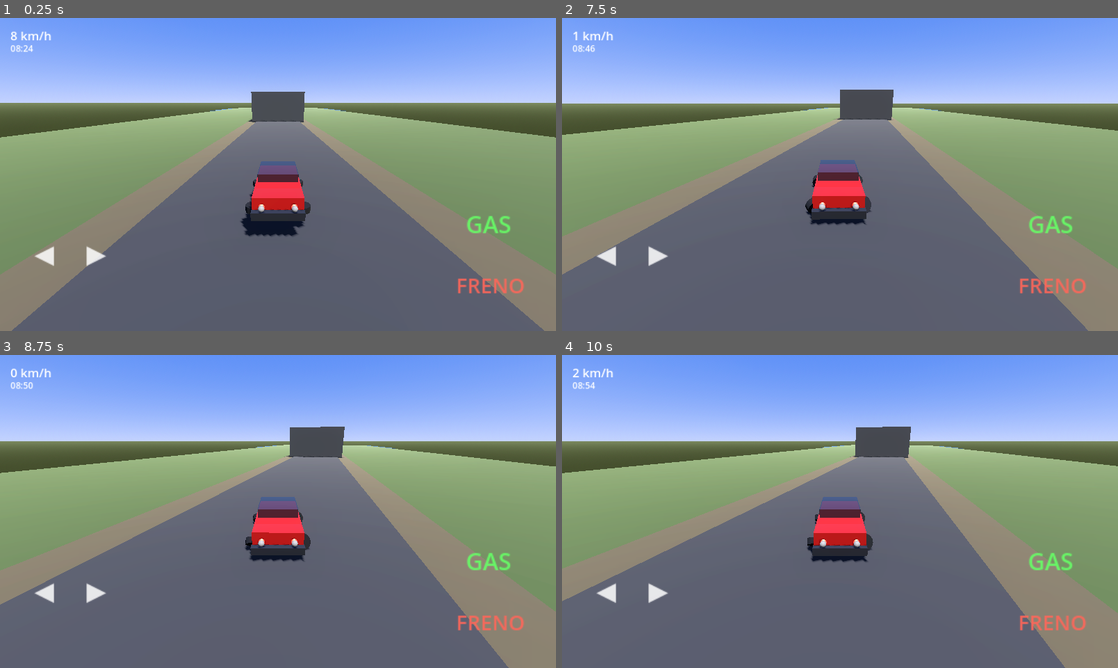
Above: before the commit, frames 1-4 (two rows, left to right).
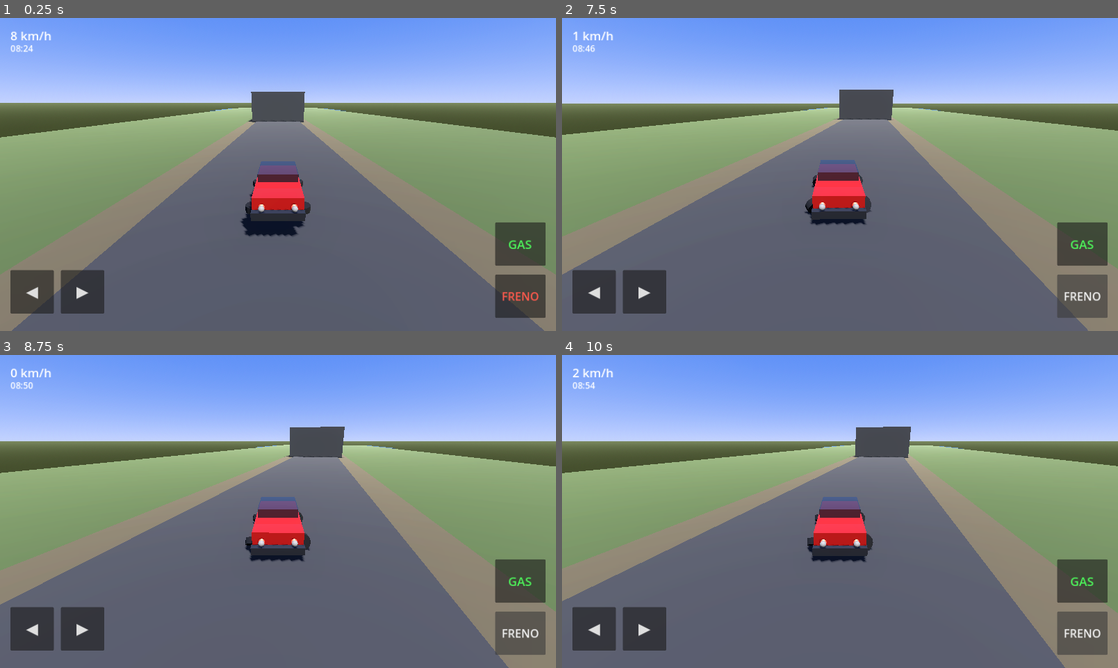
Above: after the commit, the same moments.

Repository: santiagogd2513-cpu/OpenWorld-Colombia-Drive
Game: Godot game, scene res://scenes/main.tscn
Same seed, same stepped clock (60 frames per second), same inputs: the game is played once before the commit and once after it.
Inputs (mouse positions are in pixels of both pictures, inside the frame that each line leads up to):
- Up to frame 1 (0.25 s): no input
- Up to frame 2 (7.5 s): click (595, 293) at 0.5 s, where only the run after the commit has a clickable "◀"; click (645, 293) at 1.25 s, where only the run after the commit has a clickable "▶"; click (1084, 243) at 2 s, where only the run after the commit has a clickable "GAS"; click (1084, 296) at 2.75 s, where only the run after the commit has a clickable "FRENO"; tap Enter at 3.5 s; hold D (steer_right) 3.53-4.28 s; tap Space at 4.25 s; hold S (brake) 4.28-5.03 s; hold D (steer_right) 5.03-5.78 s; hold W (accelerate) 5.78-6.53 s; hold A (steer_left) from 6.53 s (still down)
- Up to frame 3 (8.75 s): release A (steer_left) at 8.03 s; hold S (brake) from 8.03 s (still down)
- Up to frame 4 (10 s): tap Enter at 8.75 s; release S (brake) at 8.78 s; hold D (steer_right) 8.78-9.53 s; hold W (accelerate) from 9.53 s (still down)

The runs differ from the first frame. In frame 1, 5.3% of the frame differs, in the area x 1-99%, y 63-96%; in frame 2, 5.3%, in the area x 0-99%, y 22-100%; in frame 3, 5.3%; in frame 4, 5.3%.

Commit message:
Cambiar controles a Button (reciben toque) y anclarlos a las esquinas inferiores

Diff:
--- a/scenes/main.tscn
+++ b/scenes/main.tscn
@@ -33,7 +33,6 @@
 fog_light_color = Color(0.75, 0.8, 0.85, 1)
 fog_density = 0.0006
 fog_aerial_perspective = 0.4
-volumetric_fog_enabled = false
 adjustment_enabled = true
 adjustment_brightness = 1.05
 adjustment_contrast = 1.08
@@ -249,59 +248,62 @@
 grow_vertical = 2
 mouse_filter = 2
 
-[node name="BtnLeft" type="TouchScreenButton" parent="TouchControls/Controls"]
-position = Vector2(40, 480)
-scale = Vector2(1.4, 1.4)
-shape = null
-visibility_mode = 1
-
-[node name="LabelL" type="Label" parent="TouchControls/Controls/BtnLeft"]
-offset_right = 90.0
-offset_bottom = 90.0
-theme_override_colors/font_color = Color(1, 1, 1, 0.85)
-theme_override_font_sizes/font_size = 42
+[node name="BtnLeft" type="Button" parent="TouchControls/Controls"]
+layout_mode = 0
+anchor_top = 1.0
+anchor_bottom = 1.0
+offset_left = 24.0
+offset_top = -140.0
+offset_right = 124.0
+offset_bottom = -40.0
+grow_vertical = 0
+focus_mode = 0
+theme_override_font_sizes/font_size = 36
 text = "◀"
-horizontal_alignment = 1
-vertical_alignment = 1
-
-[node name="BtnRight" type="TouchScreenButton" parent="TouchControls/Controls"]
-position = Vector2(160, 480)
-scale = Vector2(1.4, 1.4)
-visibility_mode = 1
-
-[node name="LabelR" type="Label" parent="TouchControls/Controls/BtnRight"]
-offset_right = 90.0
-offset_bottom = 90.0
-theme_override_colors/font_color = Color(1, 1, 1, 0.85)
-theme_override_font_sizes/font_size = 42
+
+[node name="BtnRight" type="Button" parent="TouchControls/Controls"]
+layout_mode = 0
+anchor_top = 1.0
+anchor_bottom = 1.0
+offset_left = 140.0
+offset_top = -140.0
+offset_right = 240.0
+offset_bottom = -40.0
+grow_vertical = 0
+focus_mode = 0
+theme_override_font_sizes/font_size = 36
 text = "▶"
-horizontal_alignment = 1
-vertical_alignment = 1
-
-[node name="BtnAccel" type="TouchScreenButton" parent="TouchControls/Controls"]
-position = Vector2(1050, 400)
-scale = Vector2(1.5, 1.5)
-visibility_mode = 1
-
-[node name="LabelA" type="Label" parent="TouchControls/Controls/BtnAccel"]
-offset_right = 100.0
-offset_bottom = 100.0
-theme_override_colors/font_color = Color(0.4, 1, 0.4, 0.9)
-theme_override_font_sizes/font_size = 36
+
+[node name="BtnAccel" type="Button" parent="TouchControls/Controls"]
+layout_mode = 0
+anchor_left = 1.0
+anchor_top = 1.0
+anchor_right = 1.0
+anchor_bottom = 1.0
+offset_left = -140.0
+offset_top = -250.0
+offset_right = -24.0
+offset_bottom = -150.0
+grow_horizontal = 0
+grow_vertical = 0
+focus_mode = 0
+theme_override_colors/font_color = Color(0.3, 0.95, 0.35, 1)
+theme_override_font_sizes/font_size = 28
 text = "GAS"
-horizontal_alignment = 1
-vertical_alignment = 1
-
-[node name="BtnBrake" type="TouchScreenButton" parent="TouchControls/Controls"]
-position = Vector2(1050, 540)
-scale = Vector2(1.5, 1.5)
-visibility_mode = 1
-
-[node name="LabelB" type="Label" parent="TouchControls/Controls/BtnBrake"]
-offset_right = 100.0
-offset_bottom = 100.0
-theme_override_colors/font_color = Color(1, 0.4, 0.35, 0.9)
-theme_override_font_sizes/font_size = 32
+
+[node name="BtnBrake" type="Button" parent="TouchControls/Controls"]
+layout_mode = 0
+anchor_left = 1.0
+anchor_top = 1.0
+anchor_right = 1.0
+anchor_bottom = 1.0
+offset_left = -140.0
+offset_top = -130.0
+offset_right = -24.0
+offset_bottom = -30.0
+grow_horizontal = 0
+grow_vertical = 0
+focus_mode = 0
+theme_override_colors/font_color = Color(1, 0.35, 0.3, 1)
+theme_override_font_sizes/font_size = 26
 text = "FRENO"
-horizontal_alignment = 1
-vertical_alignment = 1
